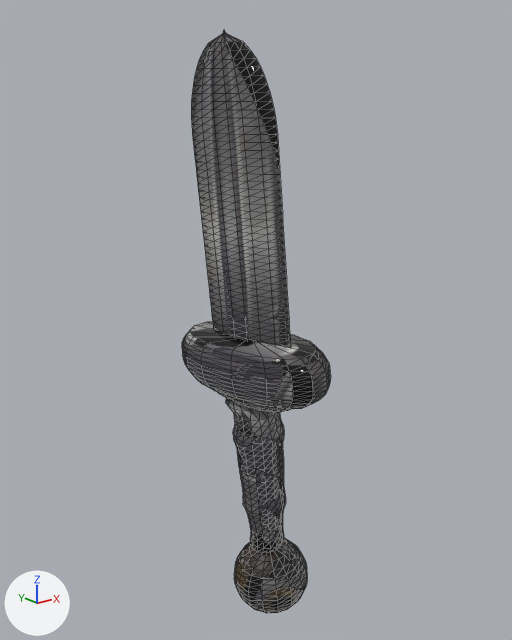
A saved change to the glTF model assets/models/arms/dagger.glb.
One viewpoint serves both versions: a 50 mm camera at (-0.019, 0.108, 0.029) aimed at (0.268, 0.467, -0.115). The lights are fixed; the arrows at lower left show +X, +Y and +Z. The first picture is the older version. Mesh edges are drawn as thin lines. Vertices at exactly the same position are counted once.

The scene before the commit, as lines of its bpy script (objects in view):
```python
me_dagger_ball3 = bpy.data.meshes.new('dagger_ball3')
me_dagger_ball3.from_pydata(...)  # 1464 vertices, 2912 faces; spans x 0.228..0.307, y 0.401..0.512, z -0.348..0.065
me_dagger_ball3.materials.append(mat_body)
ob_dagger_ball3 = bpy.data.objects.new('dagger_ball3', me_dagger_ball3)
ob_dagger_ball3.location = (0.0, 0.0, 0.0)
```
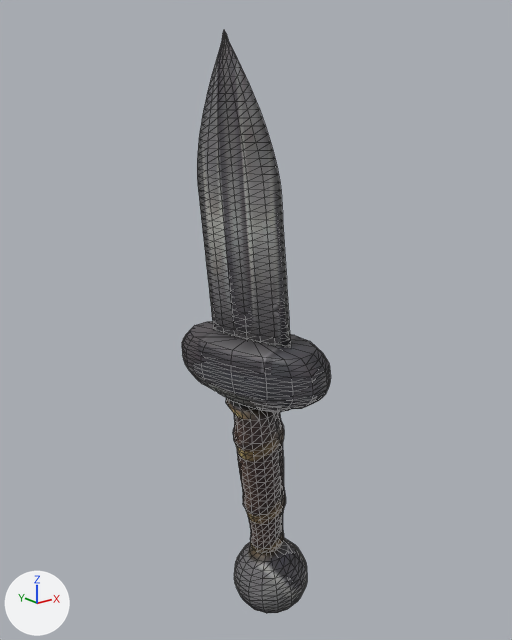
Location of each change, (x1, y1, x2, y2) in pixels of the pictures (512 x 640 px; the box of a moved part takes in the faces that stretch with it):
'dagger_ball3', reshaped, surface changed
    both: (182, 30, 331, 613)
part 1 of me_dagger_ball3, moved or reshaped
    before: (191, 33, 281, 183)
    after: (197, 33, 280, 183)
part 2 of me_dagger_ball3, surface changed
    both: (182, 31, 330, 613)

Patch to the scene script:
```diff
--- a/assets/models/arms/dagger.glb.py
+++ b/assets/models/arms/dagger.glb.py
@@ me_dagger_ball3 @@
 me_dagger_ball3.from_pydata(...)  # 1464 vertices, 2912 faces; spans x 0.228..0.307, y 0.401..0.512, z -0.348..0.065
 # used by ob_dagger_ball3; location = (0.0, 0.0, 0.0)
+# me_dagger_ball3 part 1: 162 of 1464 vertices moved; they spanned x 0.228..0.249, y 0.421..0.483, z -0.013..0.059 and now span x 0.23..0.249, y 0.422..0.482, z -0.013..0.058; mean shift (0.0, 0.0, 0.0); largest move (0.24, 0.428, 0.045) -> (0.237, 0.441, 0.045)
+# me_dagger_ball3 part 2: texture (UV) coordinates of 2912 of 2912 faces, centred in x 0.228..0.306, y 0.401..0.512, z -0.348..0.064, changed; they spanned u 0.0..0.93, v 0.36..0.64 and now span u 0.0..1.0, v 0.36..0.63
 me_dagger_ball3.materials.append(mat_body)
```
